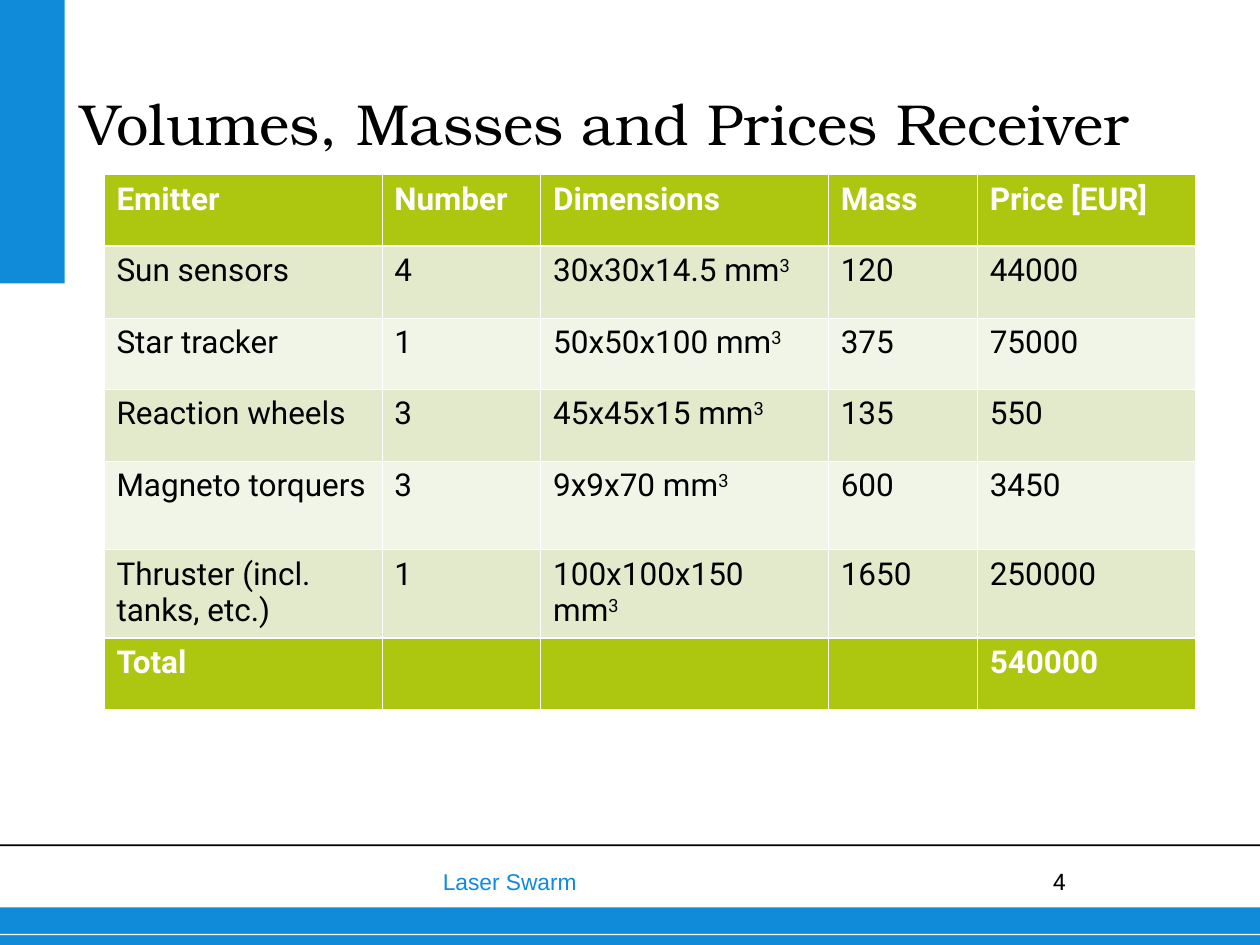
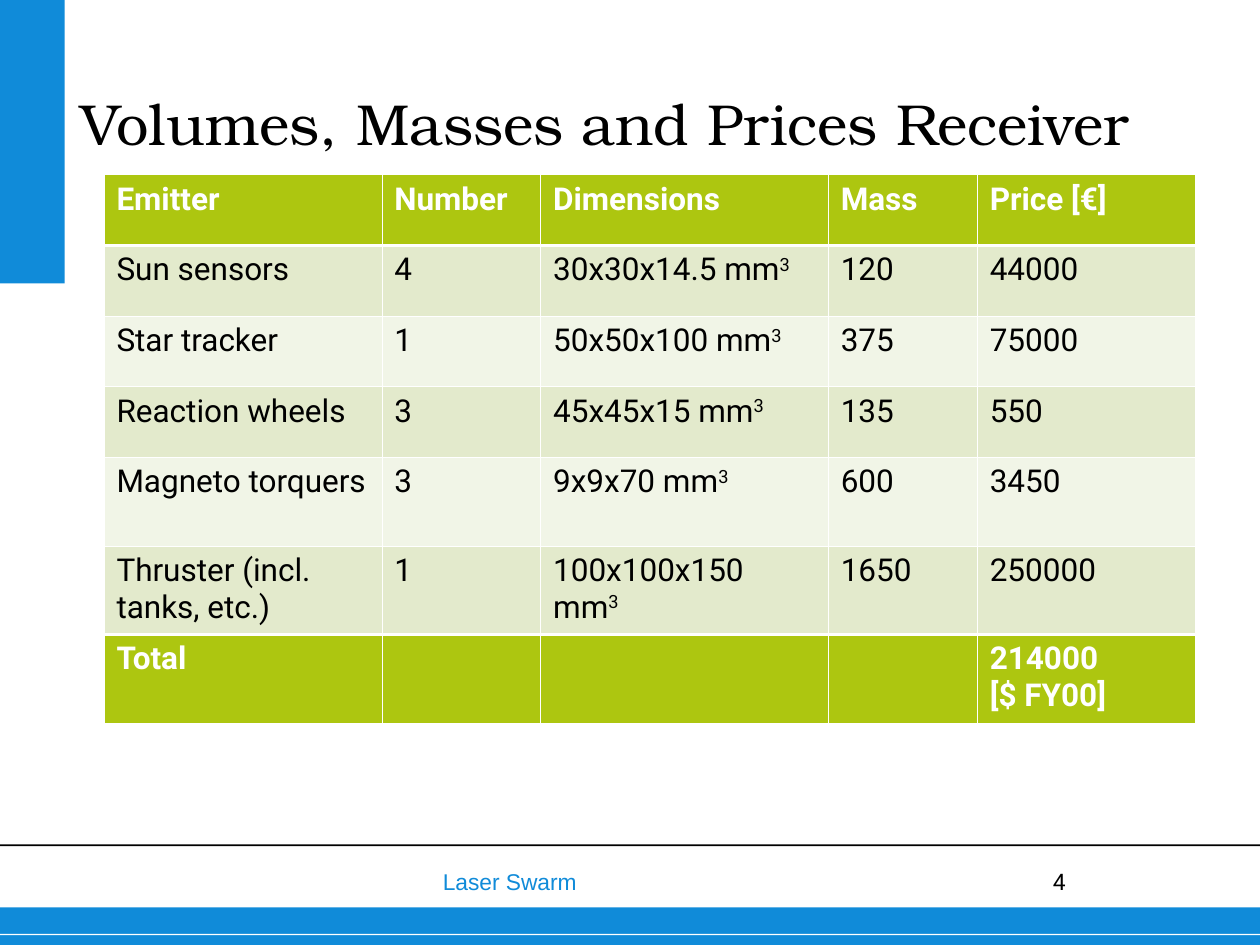
Before and after one commit to thewisenerd/laser-swarm, a slide deck: slide 4 of finalPresentation/subsections/Emitter Satellite_erratum.ppt. Drawn at 1260x945 pixels with LibreOffice and Linux fonts; fonts in the diff are those of the drawing; background and template pictures are left out. Boxes give left, top, right and bottom in pixels: in the first picture for what was removed or moved away, otherwise in the second. Text is boxed around its words. In the diff, an @@ line names an element or a change of style, - is before the commit and + after.

```diff
--- a/finalPresentation/subsections/Emitter Satellite_erratum.ppt
+++ b/finalPresentation/subsections/Emitter Satellite_erratum.ppt
@@ table at <box>105,175,1194,723</box> @@
-row 1, column 5: Price [EUR]
+row 1, column 5: Price [€]
-row 7, column 5: 540000
+row 7, column 5: 214000 / [$ FY00]
```
Also in this commit, not shown: 1 other slide changed, 1 other file.
